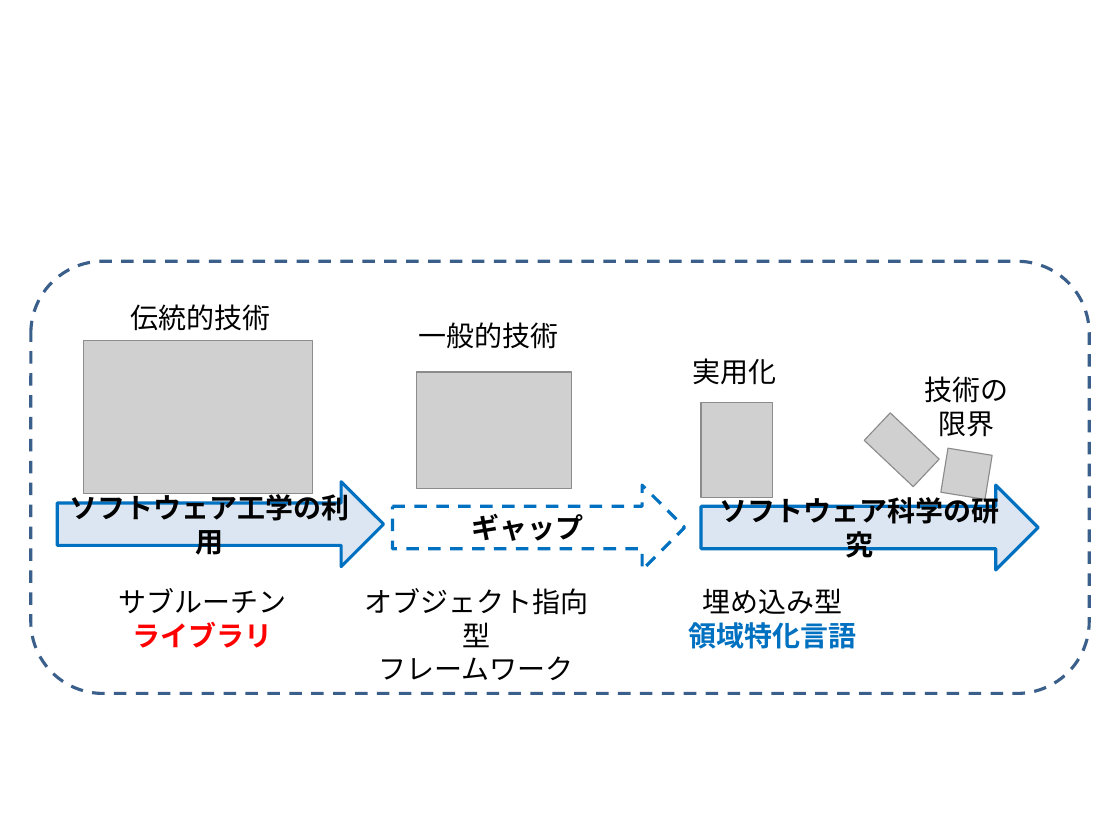
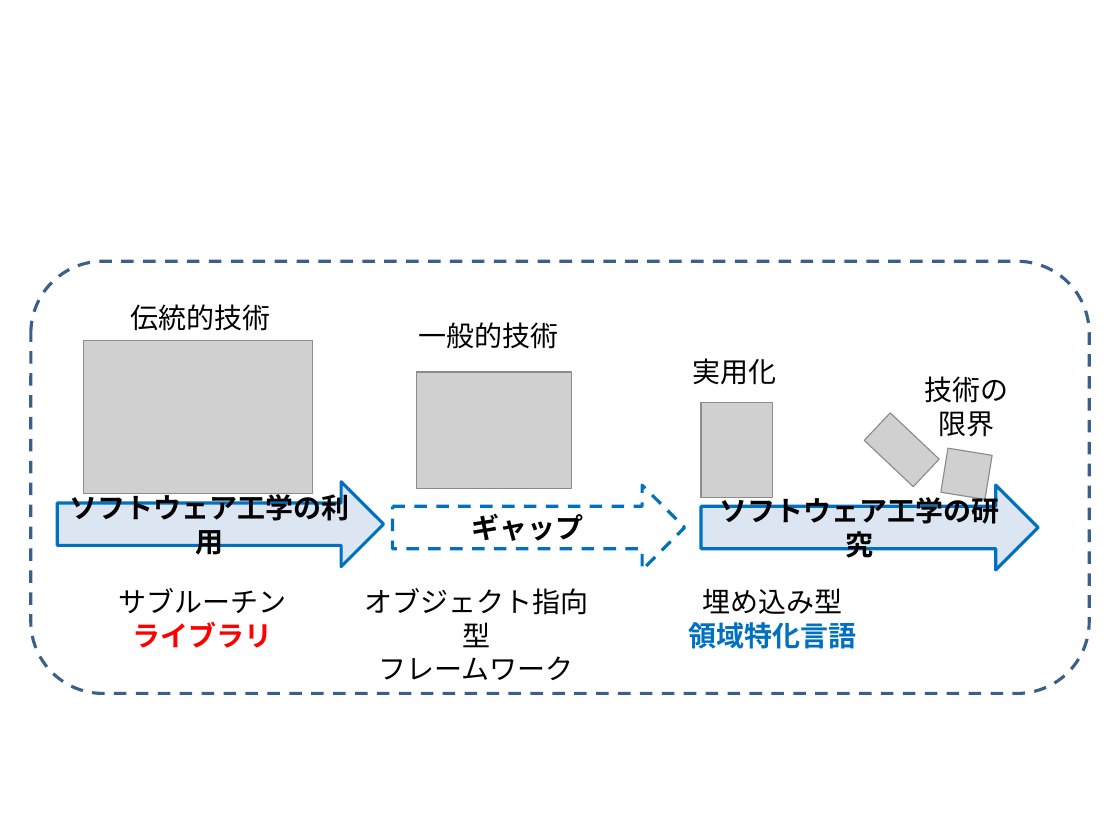
Before and after one commit to masa-ito/ProtoToPoisson, a slide deck: slide 3 of doc/source/NoveltyVsUtility.pptx. Drawn at 1120x840 pixels with LibreOffice and Linux fonts; fonts in the diff are those of the drawing; grey boxes stand for pictures. Boxes give left, top, right and bottom in pixels: in the first picture for what was removed or moved away, otherwise in the second. Text is boxed around its words. In the diff, an @@ line names an element or a change of style, - is before the commit and + after.

```diff
--- a/doc/source/NoveltyVsUtility.pptx
+++ b/doc/source/NoveltyVsUtility.pptx
@@ text in right arrow at (719,493,999,558): text changed @@
-ソフトウェア科学の研究
+ソフトウェア工学の研究
```
Also in this commit, not shown: 1 other file.
